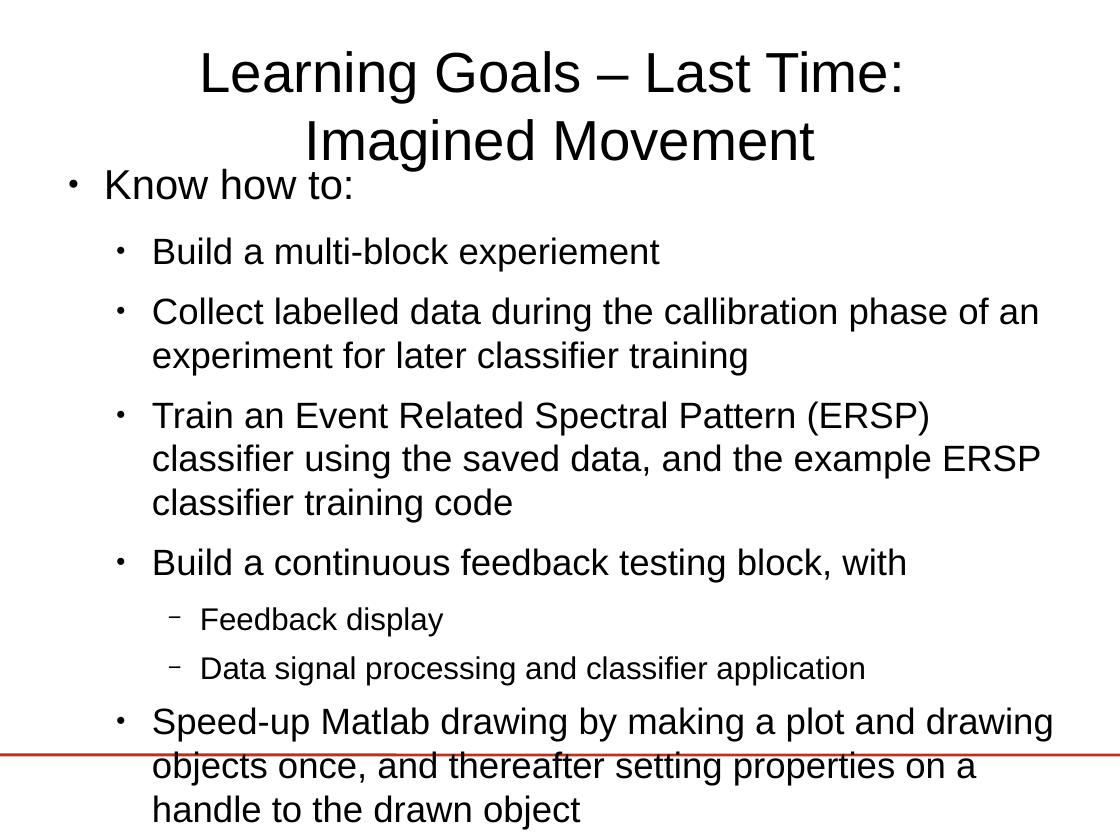
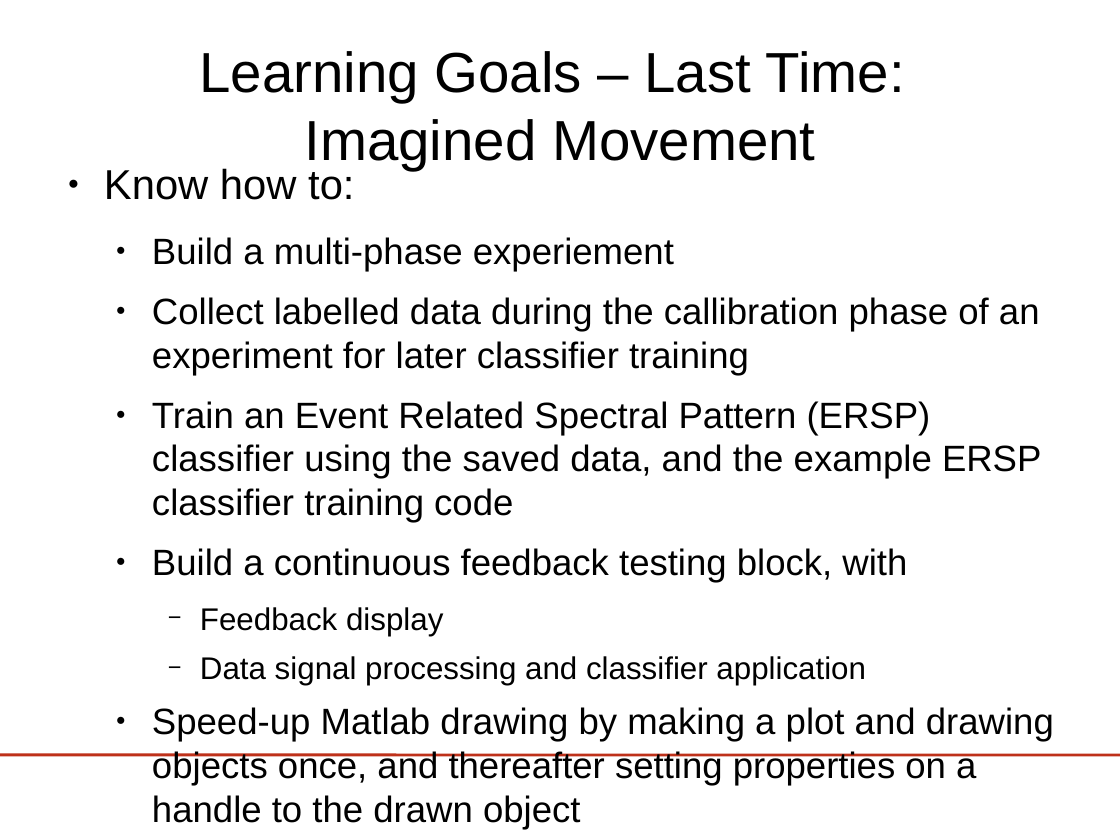
Before and after one commit to jadref/buffer_bci, a slide deck: slide 2 of tutorial/lect5-visspell/visualSpeller.odp. Drawn at 1120x840 pixels with LibreOffice and Linux fonts; fonts in the diff are those of the drawing; background and template pictures are left out. Boxes give left, top, right and bottom in pixels: in the first picture for what was removed or moved away, otherwise in the second. Text is boxed around its words. In the diff, an @@ line names an element or a change of style, - is before the commit and + after.

```diff
--- a/tutorial/lect5-visspell/visualSpeller.odp
+++ b/tutorial/lect5-visspell/visualSpeller.odp
@@ text at <box>152,237,674,271</box>: text changed @@
-  ● Build a multi-block experiement
+  ● Build a multi-phase experiement
```
Also in this commit, not shown: 3 other slides changed, 18 slides added.
